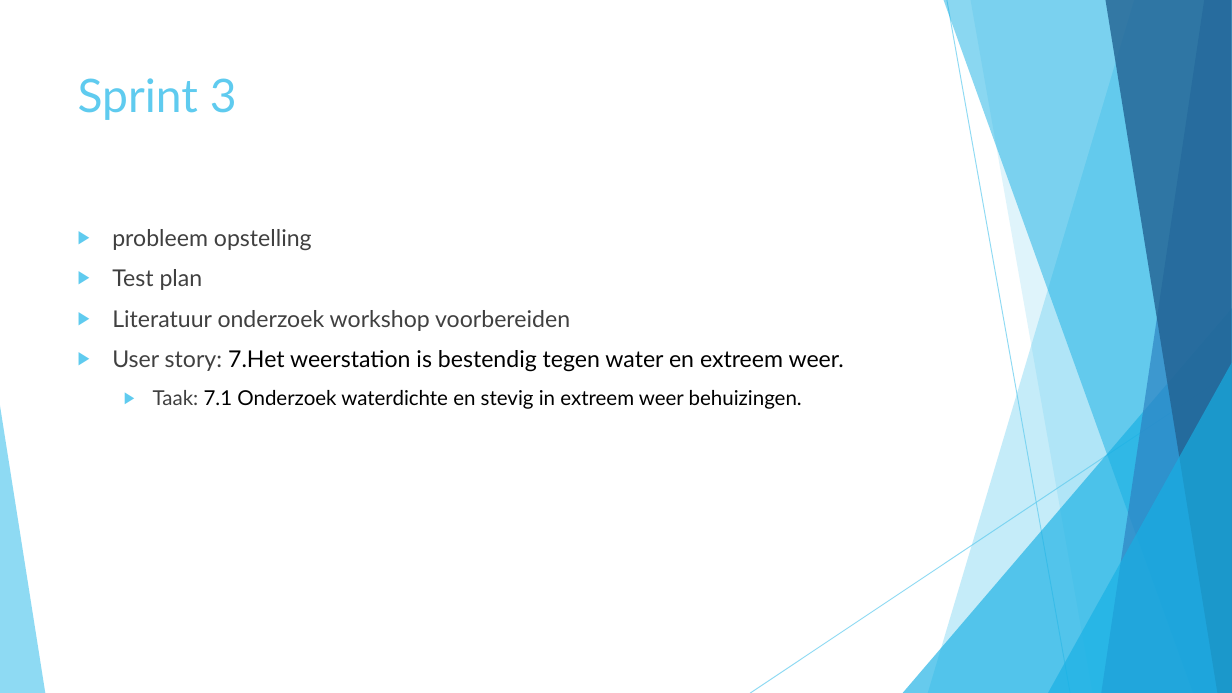
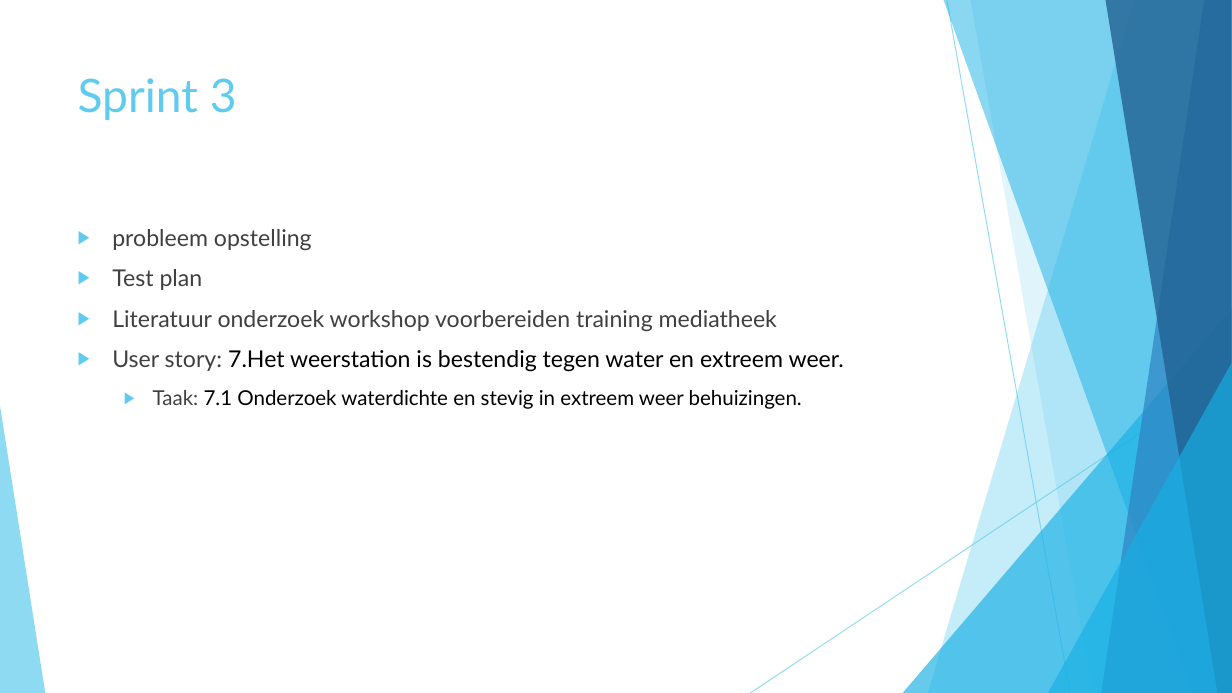
Before and after one commit to merelvdleeden/plastic_vanger, a slide deck: slide 9 of documentatie/scrum presentaties/sprint 2.pptx. Drawn at 1232x693 pixels with LibreOffice and Linux fonts; fonts in the diff are those of the drawing. Boxes give left, top, right and bottom in pixels: in the first picture for what was removed or moved away, otherwise in the second. Text is boxed around its words. In the diff, an @@ line names an element or a change of style, - is before the commit and + after.

```diff
--- a/documentatie/scrum presentaties/sprint 2.pptx
+++ b/documentatie/scrum presentaties/sprint 2.pptx
@@ text at (x1=112, y1=310, x2=777, y2=331): text changed @@
-▶ Literatuur onderzoek workshop voorbereiden
+▶ Literatuur onderzoek workshop voorbereiden training mediatheek
```
Also in this commit, not shown: 2 other slides changed, 3 other files.
